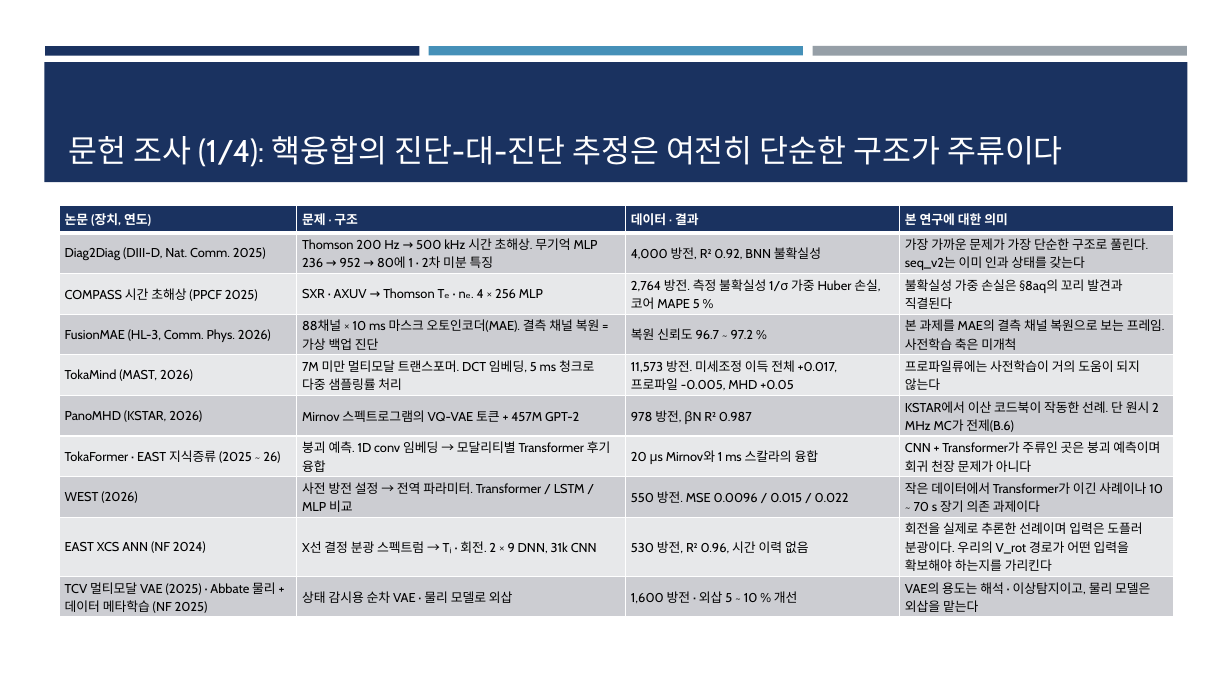
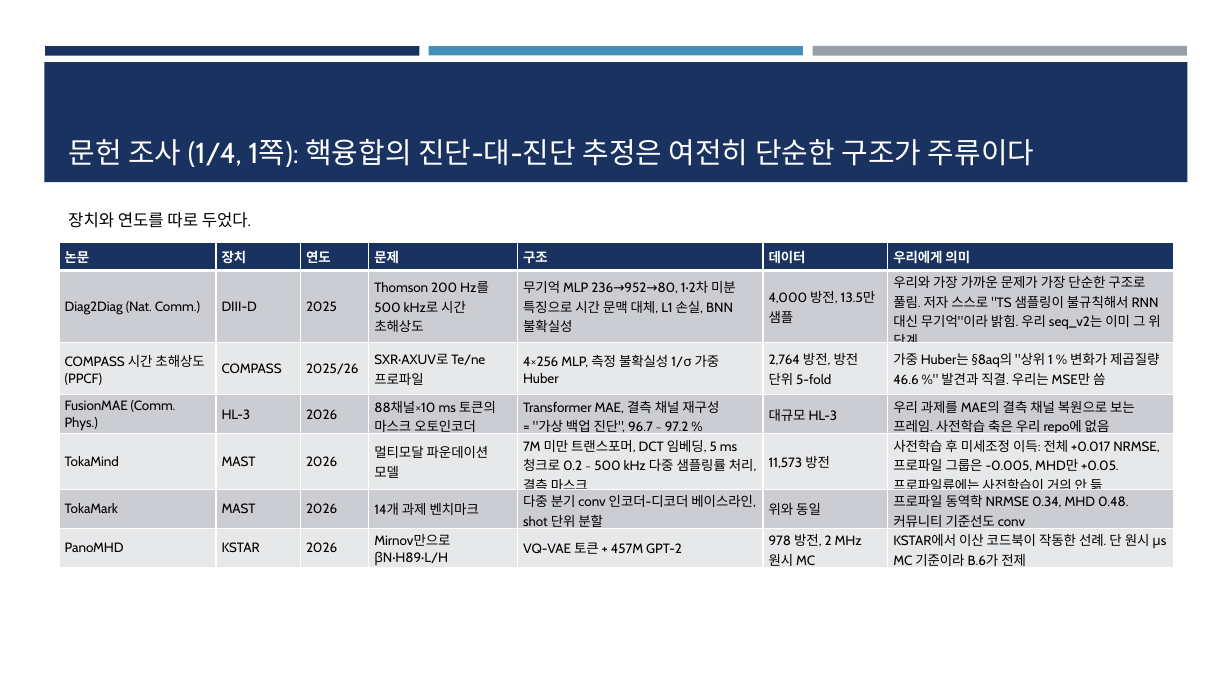
Before and after one commit to iseungsang01/ml-intern-revision, a slide deck: slide 55 of docs/presentation/KSTAR_CES_졸논정리_논문흐름.pptx. Drawn at 1232x693 pixels with LibreOffice and Linux fonts; fonts in the diff are those of the drawing. Boxes give left, top, right and bottom in pixels: in the first picture for what was removed or moved away, otherwise in the second. Text is boxed around its words. In the diff, an @@ line names an element or a change of style, - is before the commit and + after.

```diff
--- a/docs/presentation/KSTAR_CES_졸논정리_논문흐름.pptx
+++ b/docs/presentation/KSTAR_CES_졸논정리_논문흐름.pptx
@@ title at [68,139,1034,167]: text changed; size 24.5 to 22.5 pt @@
-문헌 조사 (1/4): 핵융합의 진단-대-진단 추정은 여전히 단순한 구조가 주류이다
+문헌 조사 (1/4, 1쪽): 핵융합의 진단-대-진단 추정은 여전히 단순한 구조가 주류이다
@@ text added at [68,212,251,228], 13 pt, text #000000 @@
+장치와 연도를 따로 두었다.
@@ table at [59,243,1174,570] @@
-논문 (장치, 연도) | 문제 · 구조 | 데이터 · 결과 | 본 연구에 대한 의미
-Diag2Diag (DIII-D, Nat. Comm. 2025) | Thomson 200 Hz → 500 kHz 시간 초해상. 무기억 MLP 236 → 952 → 80에 1 · 2차 미분 특징 | 4,000 방전, R² 0.92, BNN 불확실성 | 가장 가까운 문제가 가장 단순한 구조로 풀린다. seq_v2는 이미 인과 상태를 갖는다
-COMPASS 시간 초해상 (PPCF 2025) | SXR · AXUV → Thomson Tₑ · nₑ. 4 × 256 MLP | 2,764 방전. 측정 불확실성 1/σ 가중 Huber 손실, 코어 MAPE 5 % | 불확실성 가중 손실은 §8aq의 꼬리 발견과 직결된다
-FusionMAE (HL-3, Comm. Phys. 2026) | 88채널 × 10 ms 마스크 오토인코더(MAE). 결측 채널 복원 = 가상 백업 진단 | 복원 신뢰도 96.7 ~ 97.2 % | 본 과제를 MAE의 결측 채널 복원으로 보는 프레임. 사전학습 축은 미개척
-TokaMind (MAST, 2026) | 7M 미만 멀티모달 트랜스포머. DCT 임베딩, 5 ms 청크로 다중 샘플링률 처리 | 11,573 방전. 미세조정 이득 전체 +0.017, 프로파일 -0.005, MHD +0.05 | 프로파일류에는 사전학습이 거의 도움이 되지 않는다
-PanoMHD (KSTAR, 2026) | Mirnov 스펙트로그램의 VQ-VAE 토큰 + 457M GPT-2 | 978 방전, βN R² 0.987 | KSTAR에서 이산 코드북이 작동한 선례. 단 원시 2 MHz MC가 전제(B.6)
-TokaFormer · EAST 지식증류 (2025 ~ 26) | 붕괴 예측. 1D conv 임베딩 → 모달리티별 Transformer 후기 융합 | 20 μs Mirnov와 1 ms 스칼라의 융합 | CNN + Transformer가 주류인 곳은 붕괴 예측이며 회귀 천장 문제가 아니다
-WEST (2026) | 사전 방전 설정 → 전역 파라미터. Transformer / LSTM / MLP 비교 | 550 방전. MSE 0.0096 / 0.015 / 0.022 | 작은 데이터에서 Transformer가 이긴 사례이나 10 ~ 70 s 장기 의존 과제이다
-EAST XCS ANN (NF 2024) | X선 결정 분광 스펙트럼 → Tᵢ · 회전. 2 × 9 DNN, 31k CNN | 530 방전, R² 0.96, 시간 이력 없음 | 회전을 실제로 추론한 선례이며 입력은 도플러 분광이다. 우리의 V_rot 경로가 어떤 입력을 확보해야 하는지를 가리킨다
-TCV 멀티모달 VAE (2025) · Abbate 물리 + 데이터 메타학습 (NF 2025) | 상태 감시용 순차 VAE · 물리 모델로 외삽 | 1,600 방전 · 외삽 5 ~ 10 % 개선 | VAE의 용도는 해석 · 이상탐지이고, 물리 모델은 외삽을 맡는다
+논문 | 장치 | 연도 | 문제 | 구조 | 데이터 | 우리에게 의미
+Diag2Diag (Nat. Comm.) | DIII-D | 2025 | Thomson 200 Hz를 500 kHz로 시간 초해상도 | 무기억 MLP 236→952→80, 1·2차 미분 특징으로 시간 문맥 대체, L1 손실, BNN 불확실성 | 4,000 방전, 13.5만 샘플 | 우리와 가장 가까운 문제가 가장 단순한 구조로 풀림. 저자 스스로 "TS 샘플링이 불규칙해서 RNN 대신 무기억"이라 밝힘. 우리 seq_v2는 이미 그 위 단계
+COMPASS 시간 초해상도 (PPCF) | COMPASS | 2025/26 | SXR·AXUV로 Te/ne 프로파일 | 4×256 MLP, 측정 불확실성 1/σ 가중 Huber | 2,764 방전, 방전 단위 5-fold | 가중 Huber는 §8aq의 "상위 1 % 변화가 제곱질량 46.6 %" 발견과 직결. 우리는 MSE만 씀
+FusionMAE (Comm. Phys.) | HL-3 | 2026 | 88채널×10 ms 토큰의 마스크 오토인코더 | Transformer MAE, 결측 채널 재구성 = "가상 백업 진단", 96.7 ~ 97.2 % | 대규모 HL-3 | 우리 과제를 MAE의 결측 채널 복원으로 보는 프레임. 사전학습 축은 우리 repo에 없음
+TokaMind | MAST | 2026 | 멀티모달 파운데이션 모델 | 7M 미만 트랜스포머, DCT 임베딩, 5 ms 청크로 0.2 ~ 500 kHz 다중 샘플링률 처리, 결측 마스크 | 11,573 방전 | 사전학습 후 미세조정 이득: 전체 +0.017 NRMSE, 프로파일 그룹은 -0.005, MHD만 +0.05. 프로파일류에는 사전학습이 거의 안 듦
+TokaMark | MAST | 2026 | 14개 과제 벤치마크 | 다중 분기 conv 인코더-디코더 베이스라인, shot 단위 분할 | 위와 동일 | 프로파일 동역학 NRMSE 0.34, MHD 0.48. 커뮤니티 기준선도 conv
+PanoMHD | KSTAR | 2026 | Mirnov만으로 βN·H89·L/H | VQ-VAE 토큰 + 457M GPT-2 | 978 방전, 2 MHz 원시 MC | KSTAR에서 이산 코드북이 작동한 선례. 단 원시 μs MC 기준이라 B.6가 전제
@@ table: place and size @@
-table at [59,205,1175,617]
+table at [59,243,1174,570]
```
Also in this commit, not shown: 7 other slides changed, 2 slides added, 8 other files.
